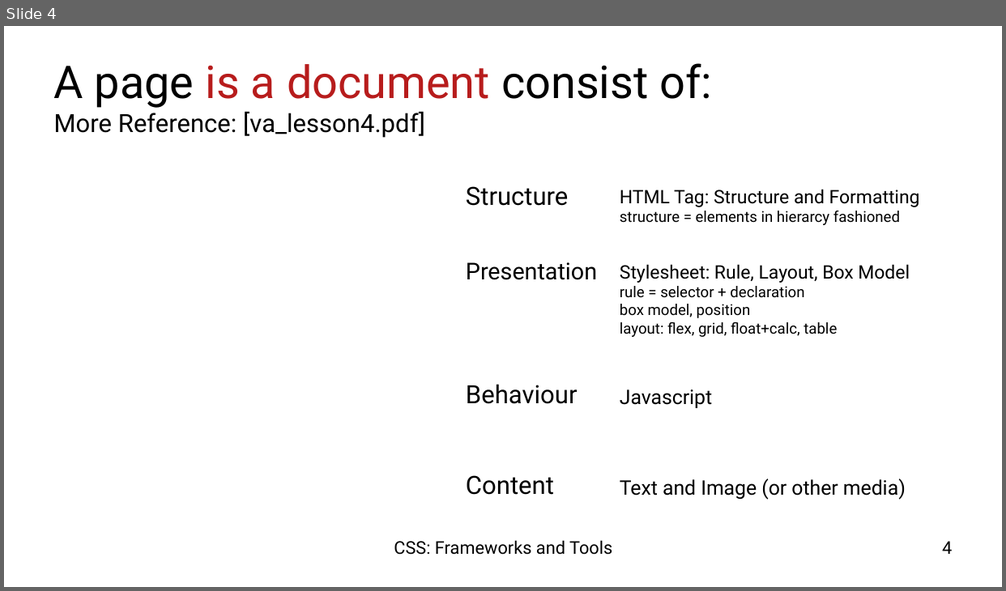
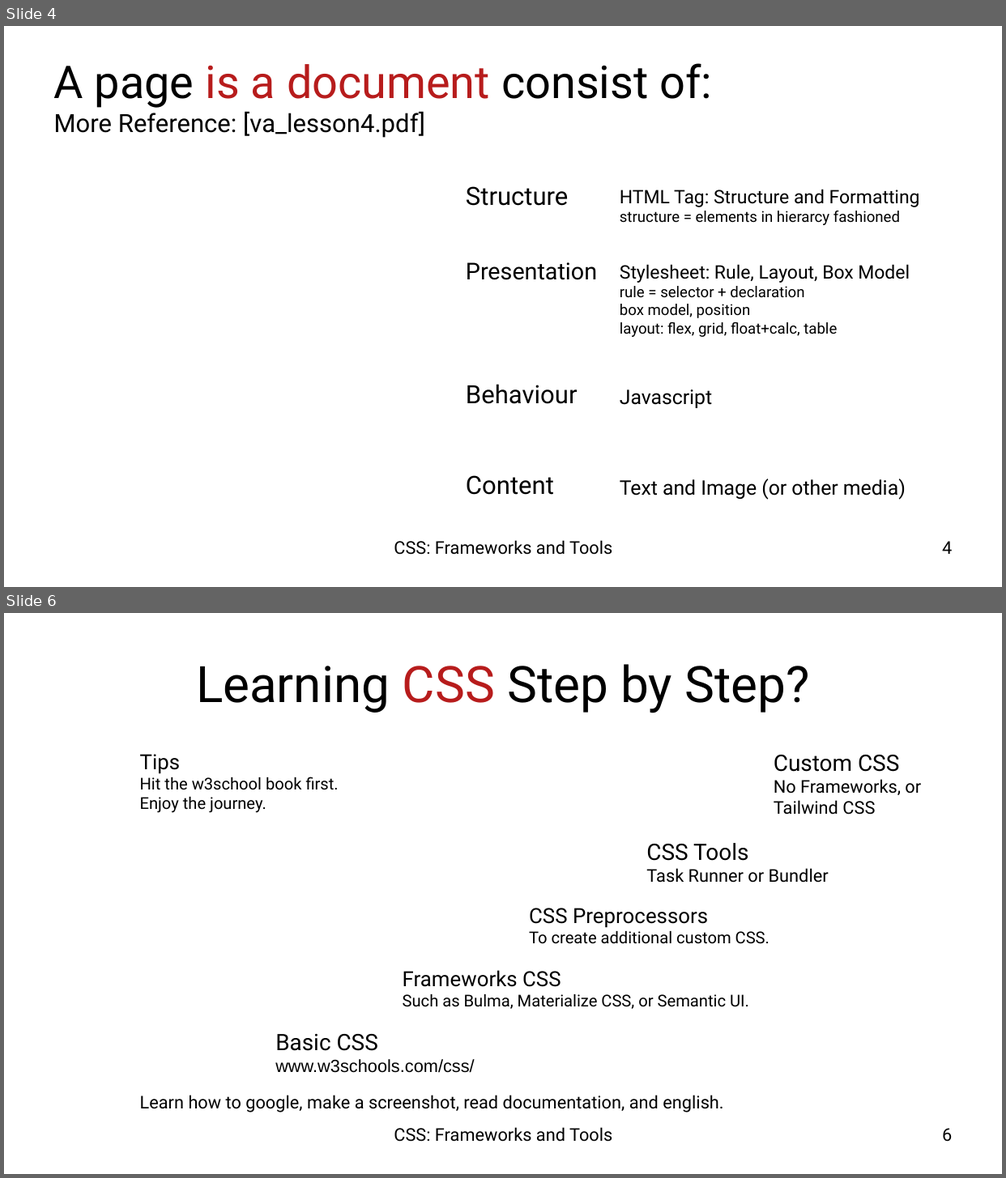
Before and after one commit to epsi-rns/berkas2, a slide deck: impress-presentation/03-concept-css/presentation-concept-css-diagram.odp. Shown one above the other, each under a label of ours: slide 4 before the commit, slides 4 and 6 after it; the slides between them are not shown. The pictures are 1006x591 and 1006x1178 pixels, drawn with LibreOffice and Linux fonts; fonts in the diff are those of the drawing; background and template pictures are left out. Boxes give left, top, right and bottom in pixels: in the first picture for what was removed or moved away, otherwise in the second. Text is boxed around its words. In the diff, an @@ line names an element or a change of style, - is before the commit and + after.

Commit message:
Slides - Concept CSS: Add Slides: Learning HTML Step by Step

```diff
--- a/impress-presentation/03-concept-css/presentation-concept-css-diagram.odp
+++ b/impress-presentation/03-concept-css/presentation-concept-css-diagram.odp
@@ slide 6 added at (4, 613, 1002, 1174), background picture (left out) @@
@@ title added at (196, 664, 810, 713), 40 pt, text #000000 @@
+Learning CSS Step by Step?
@@ text added at (140, 754, 339, 813), 12.9 pt, text #000000 @@
+Tips
+Hit the w3school book first.
+Enjoy the journey.
@@ text added at (774, 755, 921, 815), 14 pt, text #000000 @@
+Custom CSS
+No Frameworks, or
+Tailwind CSS
@@ text added at (646, 843, 829, 883), 14 pt, text #000000 @@
+CSS Tools
+Task Runner or Bundler
@@ text added at (529, 908, 769, 944), 12.9 pt, text #000000 @@
+CSS Preprocessors
+To create additional custom CSS.
@@ text added at (403, 970, 749, 1009), 12.9 pt, text #000000 @@
+Frameworks CSS
+Such as Bulma, Materialize CSS, or Semantic UI.
@@ text added at (275, 1034, 474, 1073), 14 pt, text #000000 @@
+Basic CSS
+www.w3schools.com/css/
@@ text added at (140, 1095, 723, 1113), 14 pt, text #000000 @@
+Learn how to google, make a screenshot, read documentation, and english.
@@ text added at (394, 1127, 612, 1142), 14 pt, text #000000 @@
+CSS: Frameworks and Tools
@@ page number added at (942, 1128, 952, 1142), 14 pt, text #000000 @@
+6
```
Also in this commit, not shown: 1 slide changed, 1 other slide added, 12 other files.
